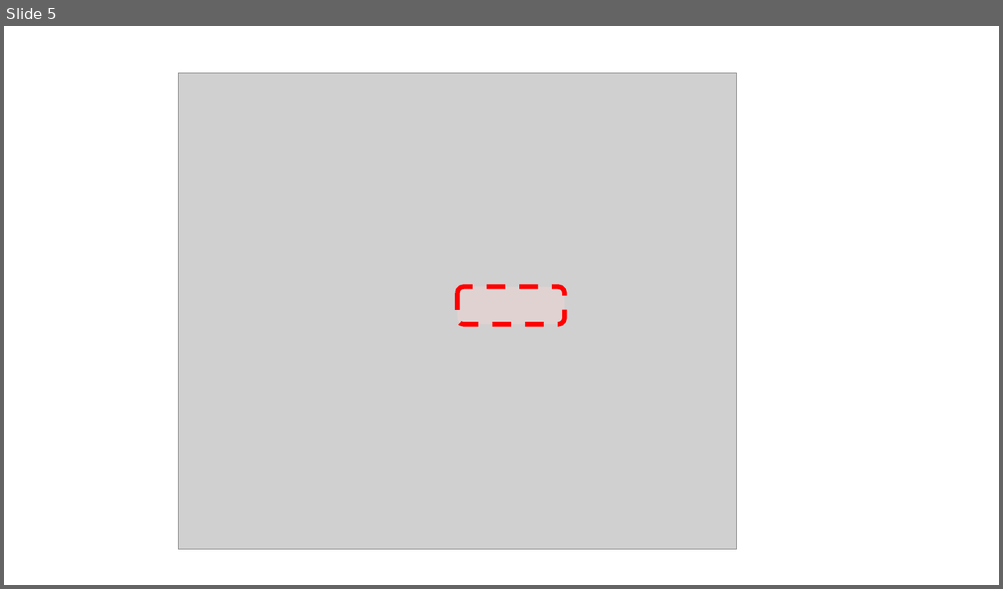
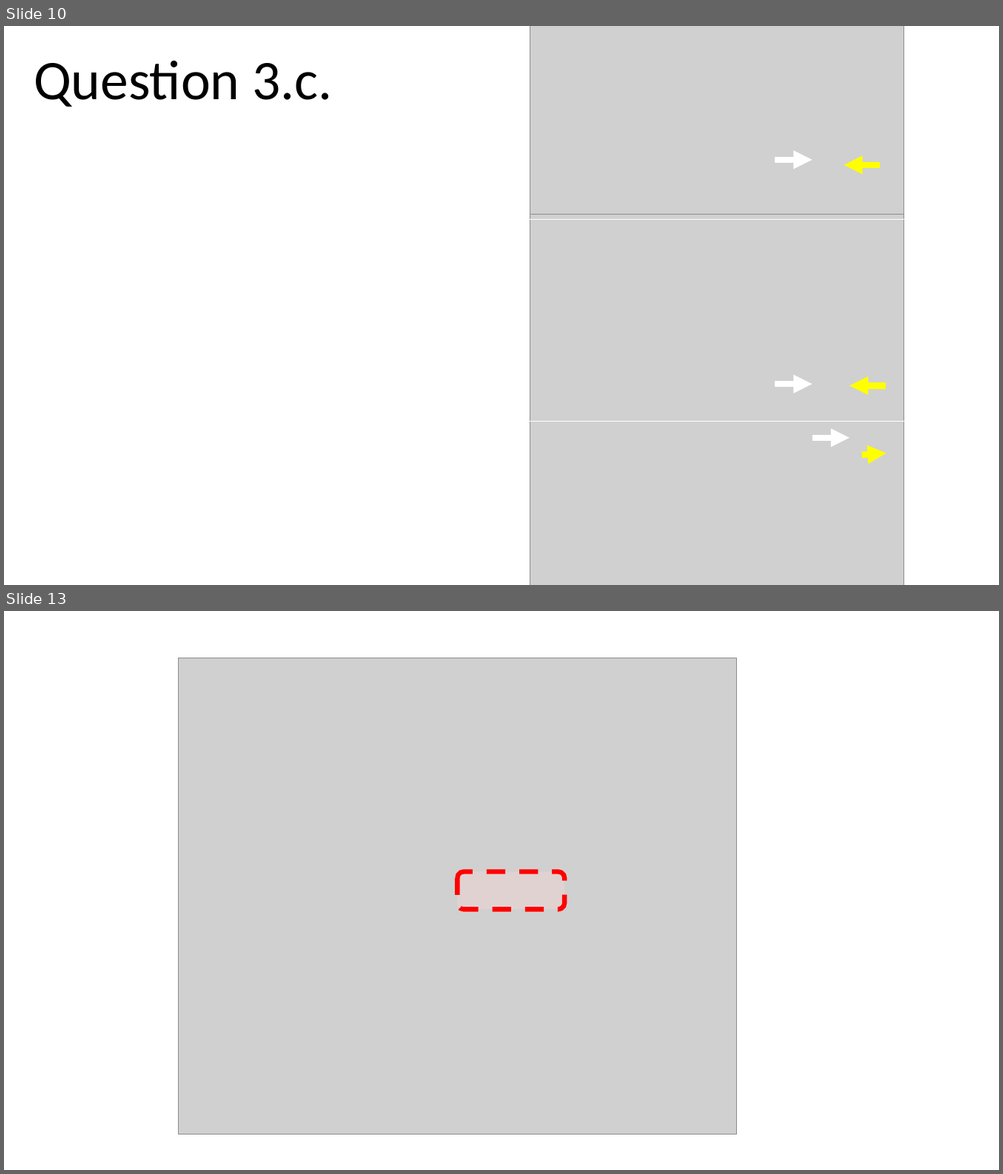
Before and after one commit to chris-s-bowden/page-test, a slide deck: docs/img_edits.pptm. Shown one above the other, each under a label of ours: slide 5 before the commit, slides 10 and 13 after it; the slides between them are not shown. The pictures are 1003x589 and 1003x1174 pixels, drawn with LibreOffice and Linux fonts; fonts in the diff are those of the drawing; grey boxes stand for pictures. Boxes give left, top, right and bottom in pixels: in the first picture for what was removed or moved away, otherwise in the second. Text is boxed around its words. In the diff, an @@ line names an element or a change of style, - is before the commit and + after.

```diff
--- a/docs/img_edits.pptm
+++ b/docs/img_edits.pptm
@@ slide 10 added at bbox=[4, 26, 999, 585], background #FFFFFF @@
@@ text added at bbox=[34, 60, 333, 107], 54 pt, text #000000 @@
+Question 3.c.
@@ group added at bbox=[519, 26, 905, 585]: 6 arrows, 3 pictures, 2 lines @@
@@ what was slide 5 is now slide 13 @@
```
Also in this commit, not shown: 1 slide changed, 9 other slides added, 2 slides removed, 45 other files.
